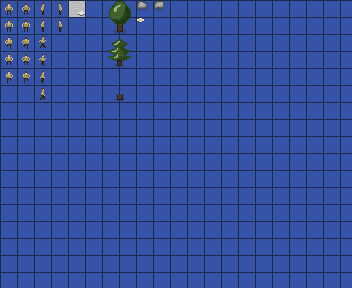
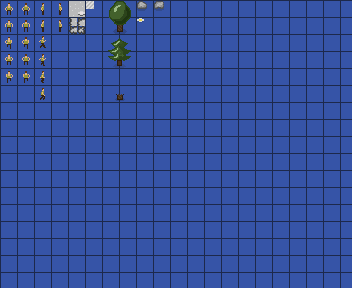
The second 352 × 288 image is a revision of the first. Changes to its layers:
renamed "Layer 10" to "Layer 5", painted on it over <box>69,1,94,34</box>
